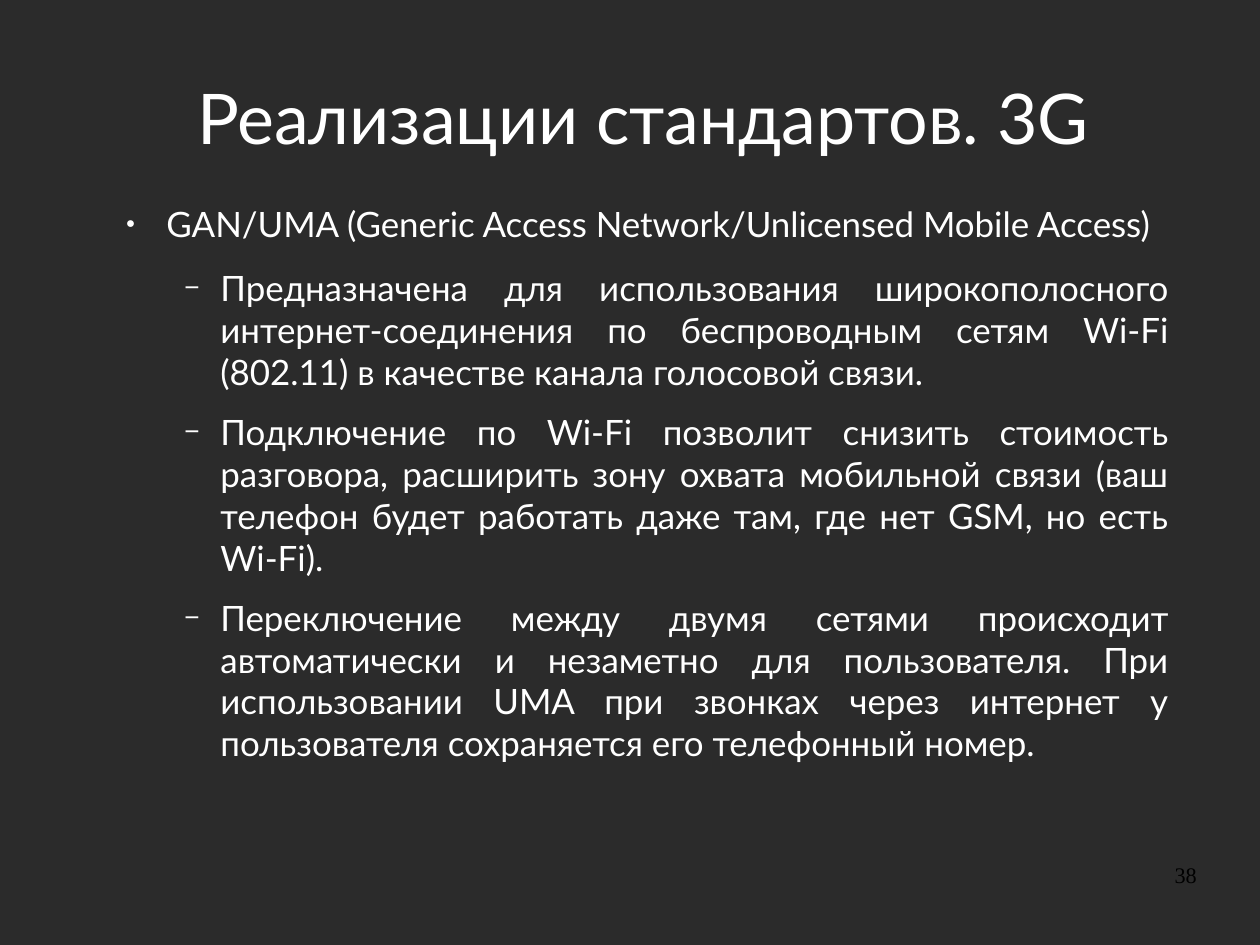
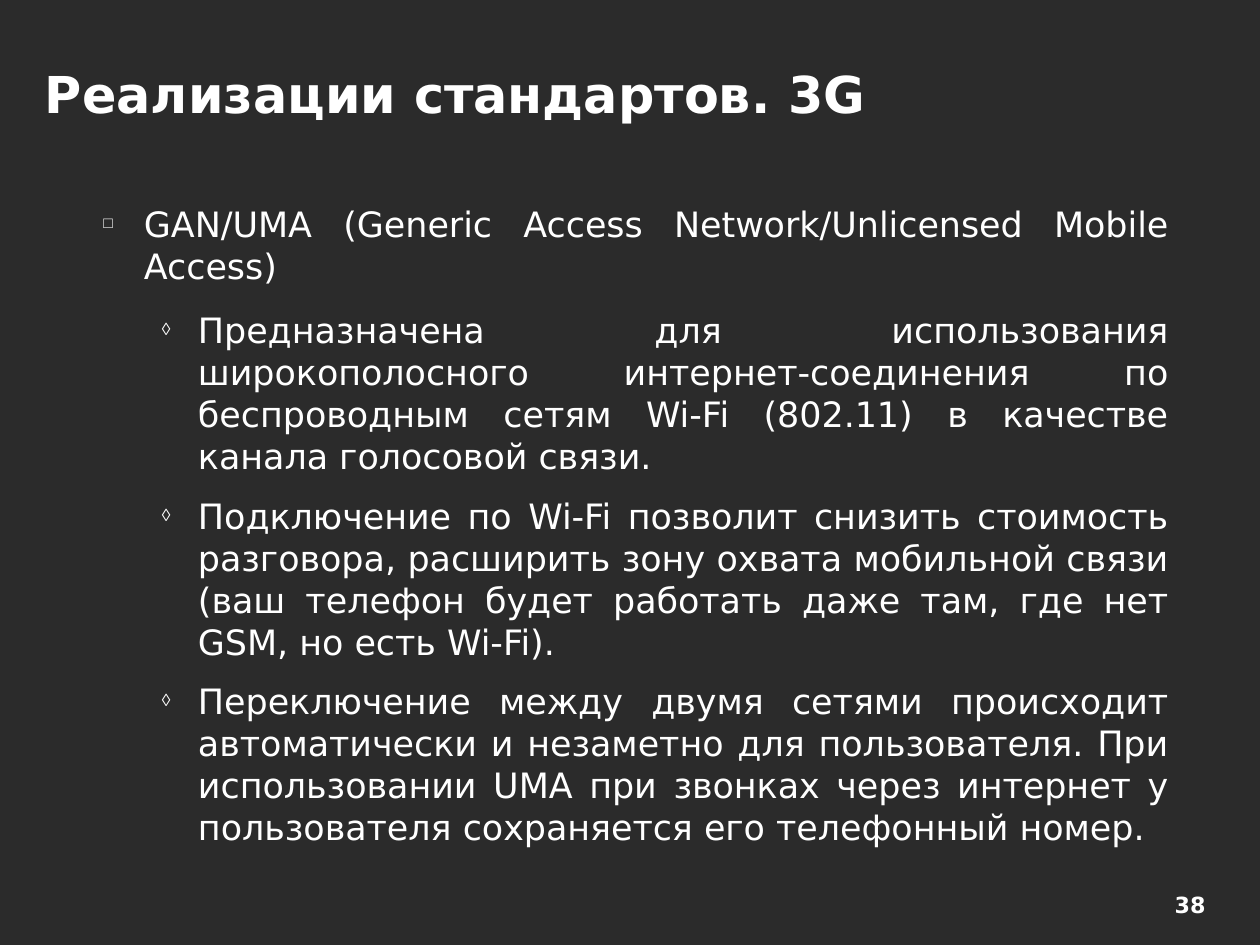
Before and after one commit to aeremenok/a-team-777, a slide deck: slide 38 of 10/smm/doc/eav_wireless.odp. Drawn at 1260x945 pixels with LibreOffice and Linux fonts; fonts in the diff are those of the drawing; background and template pictures are left out; a plain dark background stands for a picture behind light text. Boxes give left, top, right and bottom in pixels: in the first picture for what was removed or moved away, otherwise in the second. Text is boxed around its words. In the diff, an @@ line names an element or a change of style, - is before the commit and + after.

```diff
--- a/10/smm/doc/eav_wireless.odp
+++ b/10/smm/doc/eav_wireless.odp
@@ title "Реализации стандартов. 3G" moved from (x1=197, y1=93, x2=1088, y2=156) to (x1=45, y1=75, x2=865, y2=124) @@
@@ title "Реализации стандартов. 3G" at (x1=45, y1=75, x2=865, y2=124): size 44 to 32 pt, font Lato to DejaVu Sans, bold on; alignment centre to left @@
@@ text "GAN/UMA (Generic Access Network/Unlicensed Mobile ..." moved from (x1=166, y1=210, x2=1169, y2=762) to (x1=144, y1=210, x2=1169, y2=848) @@
@@ text "GAN/UMA (Generic Access Network/Unlicensed Mobile ..." at (x1=144, y1=210, x2=1169, y2=848): font Lato to DejaVu Sans; bullet ● to □; bullet − to ◊ @@
@@ page number moved from (x1=1175, y1=869, x2=1197, y2=883) to (x1=1175, y1=896, x2=1206, y2=914) @@
@@ page number at (x1=1175, y1=896, x2=1206, y2=914): font Times New Roman to DejaVu Sans, text colour #000000 to #FFFFFF, bold on; alignment right to centre @@
```
Also in this commit, not shown: 43 other slides changed.
